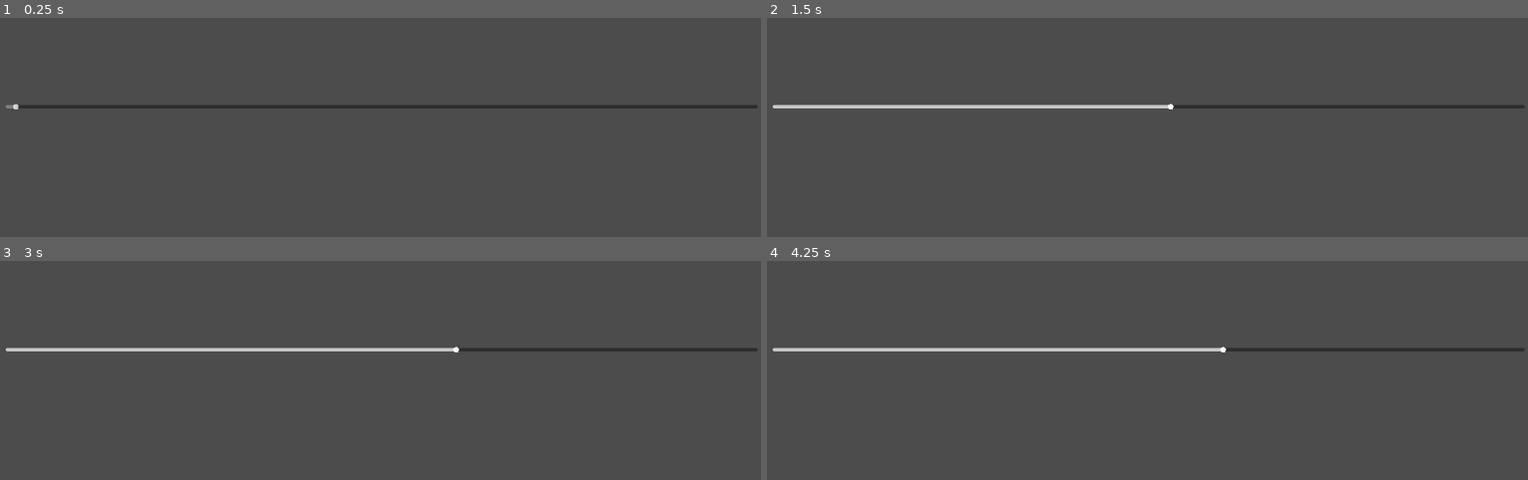
Above: before the commit, frames 1-4 (two rows, left to right).
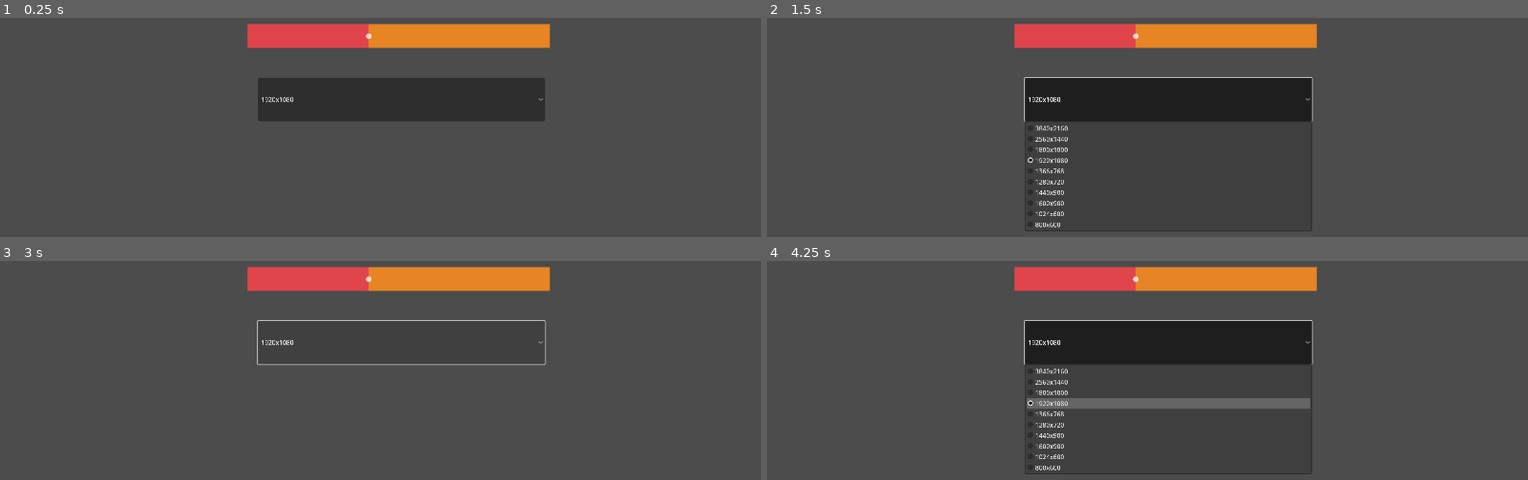
Above: after the commit, the same moments.

Repository: jingxin-anze/light-jump
Game: Godot game, scene res://Scenes/Setting/setting.tscn
Two runs of this game, one before a commit and one after it. Both use one fixed random seed, a clock stepped at 60 frames per second and the inputs below. This scene is started directly instead of the project's main scene. Sound files missing from this copy of the repository are replaced by a short silence.
Inputs (mouse positions are in pixels of both pictures, inside the frame that each line leads up to):
- Up to frame 1 (0.25 s): no input
- Up to frame 2 (1.5 s): click (1170, 99) at 0.5 s, where only the run after the commit has a clickable "1920x1080"; tap Enter at 1.25 s; move the mouse to (1314, 184) at 1.27 s; hold D (move_right) from 1.28 s (still down); tap J (attack) at 1.35 s
- Up to frame 3 (3 s): tap K (jump) at 1.52, 2.27 s; tap Space (attack2) at 2, 2.1 s; move the mouse to (228, 471) at 2.02 s; tap Enter at 2.75 s; move the mouse to (456, 355) at 2.77 s; release D (move_right) at 2.78 s; hold A (move_left) from 2.78 s (still down); click (456, 355) at 2.85 s
- Up to frame 4 (4.25 s): tap Space (attack2) at 3.5 s; move the mouse to (outside the picture) at 3.52 s; release A (move_left) at 3.53 s; hold D (move_right) from 3.53 s (still down); tap J (attack) at 3.6 s; tap K (jump) at 3.77 s

The runs differ from the first frame. In frame 1, 12% of the frame differs, in the area x 0-100%, y 2-47%; in frame 2, 14%; in frame 3, 6.5%; in frame 4, 16%, in the area x 0-100%, y 2-98%.

Commit message:
实现调整分辨率的基础功能

Diff:
--- a/Scenes/Setting/setting.gd
+++ b/Scenes/Setting/setting.gd
@@ -1,12 +1,42 @@
 extends Control
+
 @onready var h_slider: HSlider = %HSlider
+@onready var resolution: OptionButton = $CanvasLayer/Resolution
+
+var resolution_dir:Dictionary={
+	"3840x2160": Vector2i(3840 ,2160),
+	"2560x1440": Vector2i( 2560,1440),
+	"1800x1000":Vector2i( 1800,1000),
+	"1920x1080": Vector2i(1920,1080) ,
+	"1366x768": Vector2i (1366,768),
+	"1280x720": Vector2i(1280, 720) ,
+	"1440x900": Vector2i(1440,900) ,
+	"1600x900":Vector2i (1600,900),
+	"1024x600": Vector2i(1024, 600) ,
+	"800x600": Vector2i(800, 600) ,
+}
 const LEVEL_1_ECHOES_IN_THE_NIGHT = preload("res://Asset/Sounds/Level1/Level 1_Echoes in the Night.mp3")
+
 func _ready() -> void:
 	AudioPlayer.play(LEVEL_1_ECHOES_IN_THE_NIGHT)
 	h_slider.value=AudioPlayer.get_volume(0)
-
-
+	add_resolution()
+	render_current_resolution()
 
 
 func _on_h_slider_value_changed(value: float) -> void:
 	AudioPlayer.set_volume(0,value)
+
+
+func add_resolution():
+	for i in resolution_dir:
+		resolution.add_item(i)
+
+func render_current_resolution():
+	var current_resolution:String=str(get_viewport().size.x,"x",get_viewport().size.y)
+	var resolution_key=resolution_dir.keys().find(current_resolution)
+	resolution.selected=resolution_key
+
+func _on_resolution_item_selected(index: int) -> void:
+	var key=resolution.get_item_text(index)
+	get_window().set_size(resolution_dir[key])
--- a/Scenes/Setting/setting.tscn
+++ b/Scenes/Setting/setting.tscn
@@ -1,6 +1,25 @@
-[gd_scene load_steps=2 format=3 uid="uid://dbnywxy4rbhf0"]
+[gd_scene load_steps=8 format=3 uid="uid://dbnywxy4rbhf0"]
 
+[ext_resource type="Theme" uid="uid://c78axvp43v5yl" path="res://Data/Theme/start_ui_theme.tres" id="1_0axhj"]
 [ext_resource type="Script" path="res://Scenes/Setting/setting.gd" id="1_bu0bt"]
+
+[sub_resource type="CanvasTexture" id="CanvasTexture_u2137"]
+
+[sub_resource type="StyleBoxTexture" id="StyleBoxTexture_8inxq"]
+texture = SubResource("CanvasTexture_u2137")
+expand_margin_top = 30.0
+expand_margin_bottom = 30.0
+modulate_color = Color(0.909804, 0.52549, 0.145098, 1)
+
+[sub_resource type="StyleBoxFlat" id="StyleBoxFlat_x4n73"]
+bg_color = Color(0.886275, 0.27451, 0.301961, 1)
+expand_margin_top = 30.0
+expand_margin_bottom = 30.0
+
+[sub_resource type="CanvasTexture" id="CanvasTexture_onfau"]
+
+[sub_resource type="StyleBoxTexture" id="StyleBoxTexture_k5c0y"]
+texture = SubResource("CanvasTexture_onfau")
 
 [node name="Setting" type="Control"]
 layout_mode = 3
@@ -9,7 +28,9 @@
 anchor_bottom = 1.0
 grow_horizontal = 2
 grow_vertical = 2
+theme = ExtResource("1_0axhj")
 script = ExtResource("1_bu0bt")
+metadata/_edit_lock_ = true
 
 [node name="CanvasLayer" type="CanvasLayer" parent="."]
 
@@ -18,11 +39,23 @@
 anchors_preset = 15
 anchor_right = 1.0
 anchor_bottom = 1.0
-offset_left = 19.0
-offset_top = 139.0
-offset_right = -8.0
-offset_bottom = -640.0
+offset_left = 628.0
+offset_top = 73.0
+offset_right = -532.0
+offset_bottom = -931.0
 grow_horizontal = 2
 grow_vertical = 2
+theme_override_styles/slider = SubResource("StyleBoxTexture_8inxq")
+theme_override_styles/grabber_area = SubResource("StyleBoxFlat_x4n73")
+theme_override_styles/grabber_area_highlight = SubResource("StyleBoxTexture_k5c0y")
+max_value = 2.5
+value = 1.0
+
+[node name="Resolution" type="OptionButton" parent="CanvasLayer"]
+offset_left = 654.0
+offset_top = 216.0
+offset_right = 1376.0
+offset_bottom = 326.0
 
 [connection signal="value_changed" from="CanvasLayer/HSlider" to="." method="_on_h_slider_value_changed"]
+[connection signal="item_selected" from="CanvasLayer/Resolution" to="." method="_on_resolution_item_selected"]
